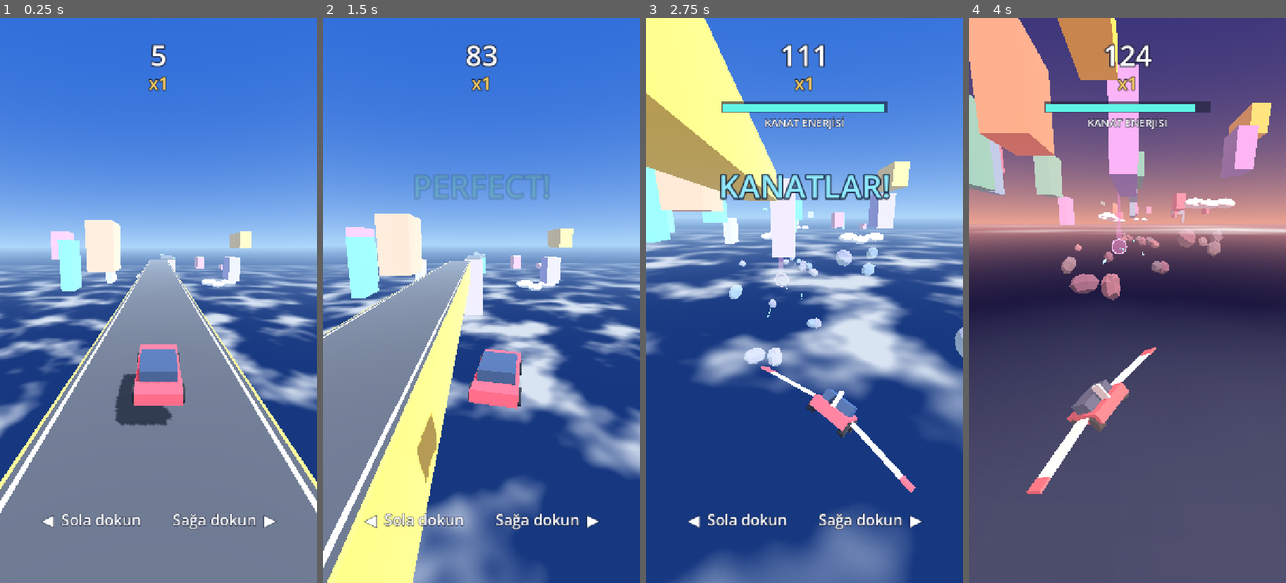
Above: before the commit, frames 1-4 (left to right).
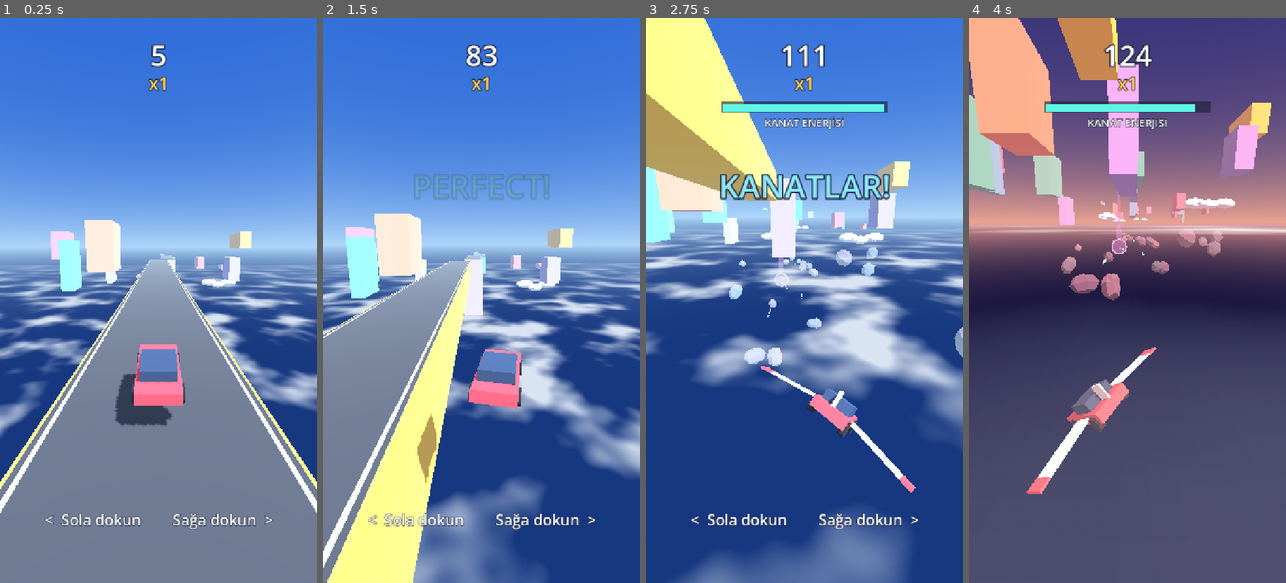
Above: after the commit, the same moments.

Repository: basarbellisan/Runny
Game: Godot game, scene res://scenes/main.tscn
Same seed, same stepped clock (60 frames per second), same inputs: the game is played once before the commit and once after it.
Inputs (mouse positions are in pixels of both pictures, inside the frame that each line leads up to):
- Up to frame 1 (0.25 s): no input
- Up to frame 2 (1.5 s): tap Enter at 0.5 s; move the mouse to (551, 272) at 0.52 s; hold D 0.53-1.25 s; click (551, 272) at 0.67 s; drag from (418, 328) to (465, 413) at 1.27 s
- Up to frame 3 (2.75 s): move the mouse to (836, 176) at 2.02 s; hold D from 2.03 s (still down)
- Up to frame 4 (4 s): release D at 2.75 s; drag from (1111, 413) to (1032, 215) at 2.77 s; move the mouse to (1222, 385) at 3.52 s; hold A from 3.53 s (still down)

The runs differ from the first frame. In frame 1, less than 0.1% of the frame differs, in the area x 13-88%, y 88-91%; in frame 2, 0.1%, in the area x 12-88%, y 88-91%; in frame 3, 0.1%; in frame 4, nothing differs.

Commit message:
Web dışa aktarma ayarı (iPhone Safari için)
Ok işaretleri web fontunda olmadığı için ipucu metninde < > kullanıldı.

Co-Authored-By: Claude Opus 5.5 <noreply@anthropic.com>
Claude-Session: https://claude.ai/code/session_016S88RPn945sNcGg6oLe6PH

Diff:
--- a/scripts/hud.gd
+++ b/scripts/hud.gd
@@ -19,7 +19,7 @@
 	_popup = _make_label(72, Control.PRESET_CENTER, Vector2(0, -260))
 	_popup.modulate.a = 0.0
 	_hint = _make_label(34, Control.PRESET_CENTER_BOTTOM, Vector2(0, -120))
-	_hint.text = "◀  Sola dokun        Sağa dokun  ▶"
+	_hint.text = "<  Sola dokun        Sağa dokun  >"
 	_over = _make_label(52, Control.PRESET_CENTER, Vector2.ZERO)
 	_over.visible = false
 	_build_energy_bar()
Not shown, added: export_presets.cfg
Not shown, changed: .gitignore
